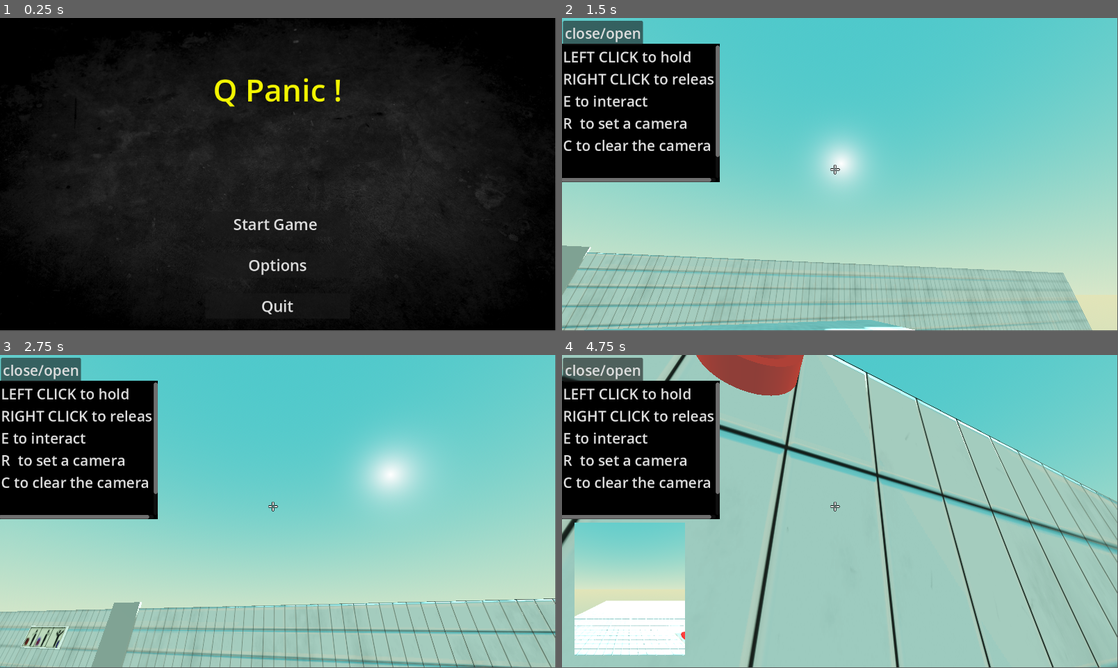
Above: before the commit, frames 1-4 (two rows, left to right).
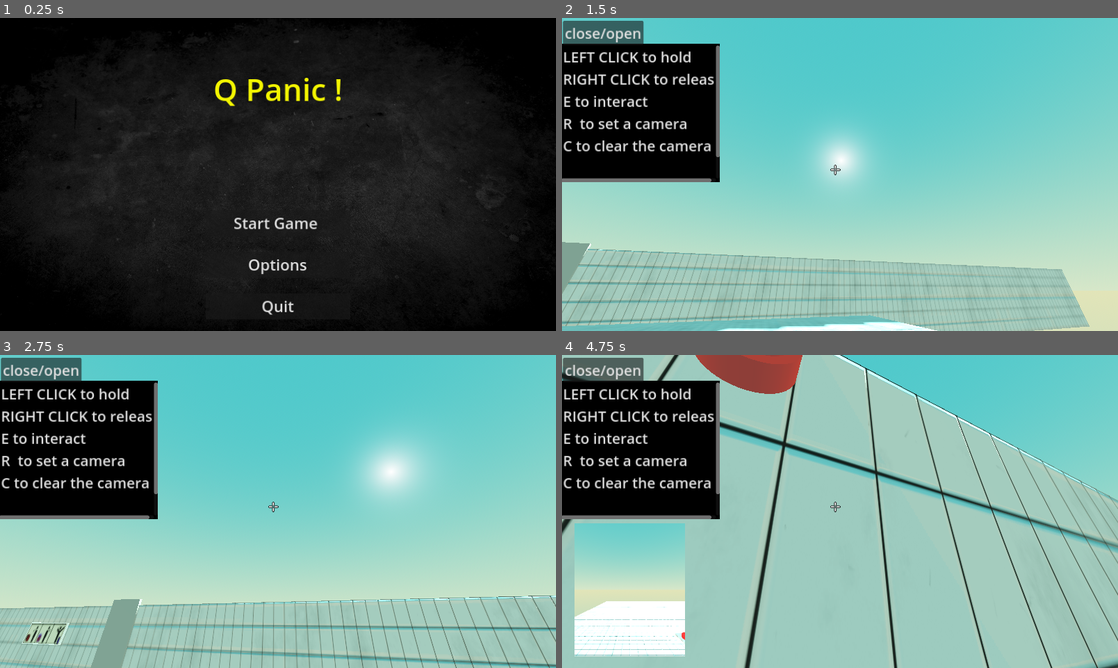
Above: after the commit, the same moments.

Repository: AntoninHUDRY/Q_panic
Game: Godot game, scene res://Menu/main_menu.tscn
The game is run twice, just before and just after one commit, with the same random seed, the same clock (stepped at 60 frames per second) and the same inputs. This scene is started directly instead of the project's main scene.
Inputs (mouse positions are in pixels of both pictures, inside the frame that each line leads up to):
- Up to frame 1 (0.25 s): no input
- Up to frame 2 (1.5 s): click "Start Game" at 0.5 s; tap Enter at 1.25 s; move the mouse to (867, 171) at 1.27 s; hold W (up) from 1.28 s (still down); hold Ctrl (crouch) from 1.28 s (still down); tap C (clear_minicam) at 1.35 s; click (867, 171) at 1.42 s
- Up to frame 3 (2.75 s): keep holding W (up); tap Space (jump) at 1.52, 1.82, 2.27, 2.57 s; move the mouse to (250, 511) at 2.02 s; release Ctrl (crouch) at 2.03 s; tap Ctrl (crouch) at 2.1 s; click (250, 511) at 2.3 s
- Up to frame 4 (4.75 s): keep holding W (up); move the mouse to (851, 505) at 2.77 s; press the mouse at (851, 505) at 2.78 s; tap E (interact) at 3.05, 3.6 s; move the mouse to (834, 514) at 3.52 s; release the mouse at (834, 514) at 3.53 s; click (834, 514) at 3.67 s; tap Space (jump) at 3.77, 4.07, 4.52 s; right-click (834, 514) at 3.8 s; move the mouse to (878, 514) at 4.27 s; hold Right mouse button (release) from 4.28 s (still down); tap R (shoot_minicam) at 4.55 s
In our replay, the window is 799x449 before the commit and 800x450 after it. These sizes can differ from the game's own. Grey fills any space a smaller window leaves; there, only what the larger window draws over its background counts as a difference.

The runs differ from the first frame. In frame 1, 0.9% of the frame differs, in the area x 19-100%, y 19-95%; in frame 2, 8.1%; in frame 3, 8.7%; in frame 4, 9.4%, in the area x 0-100%, y 0-100%.

Commit message:
Added Window mode and Resolution in option menu
working

Diff:
--- /dev/null
+++ b/OptionsMenu/options_display_button.tscn
@@ -0,0 +1,29 @@
+[gd_scene format=3 uid="uid://dkvx6ofpl3r4q"]
+
+[node name="Options_Display_Button" type="Control"]
+layout_mode = 3
+anchors_preset = 15
+anchor_right = 1.0
+anchor_bottom = 1.0
+grow_horizontal = 2
+grow_vertical = 2
+
+[node name="HBoxContainer" type="HBoxContainer" parent="."]
+layout_mode = 0
+offset_right = 40.0
+offset_bottom = 40.0
+theme_override_constants/separation = 160
+
+[node name="Label" type="Label" parent="HBoxContainer"]
+custom_minimum_size = Vector2(264, 0)
+layout_mode = 2
+theme_override_font_sizes/font_size = 32
+text = "BASE_LABEL"
+vertical_alignment = 1
+
+[node name="VSeparator" type="VSeparator" parent="HBoxContainer"]
+layout_mode = 2
+
+[node name="OptionButton" type="OptionButton" parent="HBoxContainer"]
+custom_minimum_size = Vector2(256, 64)
+layout_mode = 2
--- /dev/null
+++ b/OptionsMenu/resolution_mode_button.gd
@@ -0,0 +1,24 @@
+extends Control
+
+
+
+@onready var option_button = $HBoxContainer/OptionButton as OptionButton
+
+const RESOLUTION_DICTIONARY: Dictionary = {
+	"1152 x 648" : Vector2i(1152, 648),
+	"1280 x 720" : Vector2i(1280, 720),
+	"1920 x 1080" : Vector2i(1920, 1080)
+}
+
+func _ready():
+	option_button.item_selected.connect(on_resolution_selected)
+	add_resolution_items()
+
+
+func add_resolution_items() -> void:
+	for resolution_size_text in RESOLUTION_DICTIONARY:
+		option_button.add_item(resolution_size_text)
+
+
+func on_resolution_selected(index : int) -> void:
+	DisplayServer.window_set_size(RESOLUTION_DICTIONARY.values()[index])
--- /dev/null
+++ b/OptionsMenu/resolution_mode_button.tscn
@@ -0,0 +1,10 @@
+[gd_scene load_steps=3 format=3 uid="uid://ik3vhgpl18kk"]
+
+[ext_resource type="PackedScene" uid="uid://dkvx6ofpl3r4q" path="res://OptionsMenu/options_display_button.tscn" id="1_bqssc"]
+[ext_resource type="Script" path="res://OptionsMenu/resolution_mode_button.gd" id="2_8oma6"]
+
+[node name="Resolution_Mode_Button" instance=ExtResource("1_bqssc")]
+script = ExtResource("2_8oma6")
+
+[node name="Label" parent="HBoxContainer" index="0"]
+text = "Resolution"
--- a/OptionsMenu/settings_tab_container.tscn
+++ b/OptionsMenu/settings_tab_container.tscn
@@ -1,6 +1,8 @@
-[gd_scene load_steps=3 format=3 uid="uid://be843fttakfge"]
-
+[gd_scene load_steps=5 format=3 uid="uid://be843fttakfge"]
+
+[ext_resource type="PackedScene" uid="uid://boveohxx4nnah" path="res://OptionsMenu/windows_mode_button.tscn" id="1_4kl3n"]
 [ext_resource type="PackedScene" uid="uid://b4xu12dj3y7t4" path="res://OptionsMenu/hotkey_rebind_button.tscn" id="1_ewj5b"]
+[ext_resource type="PackedScene" uid="uid://ik3vhgpl18kk" path="res://OptionsMenu/resolution_mode_button.tscn" id="2_3fiek"]
 
 [sub_resource type="StyleBoxEmpty" id="StyleBoxEmpty_2ufc8"]
 
@@ -24,7 +26,7 @@
 grow_horizontal = 2
 grow_vertical = 2
 tab_alignment = 1
-current_tab = 2
+current_tab = 1
 
 [node name="Sound" type="TabBar" parent="TabContainer"]
 visible = false
@@ -68,146 +70,134 @@
 text = "Sound 5"
 
 [node name="Graphics" type="TabBar" parent="TabContainer"]
+layout_mode = 2
+
+[node name="MarginContainer" type="MarginContainer" parent="TabContainer/Graphics"]
+layout_mode = 1
+anchors_preset = 15
+anchor_right = 1.0
+anchor_bottom = 1.0
+grow_horizontal = 2
+grow_vertical = 2
+theme_override_constants/margin_left = 24
+theme_override_constants/margin_top = 24
+theme_override_constants/margin_right = 24
+theme_override_constants/margin_bottom = 24
+
+[node name="ScrollContainer" type="ScrollContainer" parent="TabContainer/Graphics/MarginContainer"]
+layout_mode = 2
+
+[node name="VBoxContainer" type="VBoxContainer" parent="TabContainer/Graphics/MarginContainer/ScrollContainer"]
+layout_mode = 2
+theme_override_constants/separation = 128
+
+[node name="Windows_Mode_Button" parent="TabContainer/Graphics/MarginContainer/ScrollContainer/VBoxContainer" instance=ExtResource("1_4kl3n")]
+layout_mode = 2
+
+[node name="Resolution_Mode_Button" parent="TabContainer/Graphics/MarginContainer/ScrollContainer/VBoxContainer" instance=ExtResource("2_3fiek")]
+layout_mode = 2
+
+[node name="Controls" type="TabBar" parent="TabContainer"]
 visible = false
 layout_mode = 2
 
-[node name="MarginContainer" type="MarginContainer" parent="TabContainer/Graphics"]
-layout_mode = 1
-anchors_preset = 15
-anchor_right = 1.0
-anchor_bottom = 1.0
-grow_horizontal = 2
-grow_vertical = 2
-theme_override_constants/margin_left = 24
-theme_override_constants/margin_top = 24
-theme_override_constants/margin_right = 24
-theme_override_constants/margin_bottom = 24
-
-[node name="VBoxContainer" type="VBoxContainer" parent="TabContainer/Graphics/MarginContainer"]
+[node name="MarginContainer" type="MarginContainer" parent="TabContainer/Controls"]
+layout_mode = 1
+anchors_preset = 15
+anchor_right = 1.0
+anchor_bottom = 1.0
+grow_horizontal = 2
+grow_vertical = 2
+theme_override_constants/margin_left = 24
+theme_override_constants/margin_top = 24
+theme_override_constants/margin_right = 24
+theme_override_constants/margin_bottom = 24
+
+[node name="ScrollContainer" type="ScrollContainer" parent="TabContainer/Controls/MarginContainer"]
+layout_mode = 2
+
+[node name="VBoxContainer" type="VBoxContainer" parent="TabContainer/Controls/MarginContainer/ScrollContainer"]
+layout_mode = 2
+theme_override_constants/separation = 64
+
+[node name="HSeparator" type="HSeparator" parent="TabContainer/Controls/MarginContainer/ScrollContainer/VBoxContainer"]
+layout_mode = 2
+theme_override_constants/separation = 12
+theme_override_styles/separator = SubResource("StyleBoxEmpty_2ufc8")
+
+[node name="Hotkey_Rebind_Button" parent="TabContainer/Controls/MarginContainer/ScrollContainer/VBoxContainer" instance=ExtResource("1_ewj5b")]
+layout_mode = 2
+action_name = "up"
+
+[node name="Hotkey_Rebind_Button2" parent="TabContainer/Controls/MarginContainer/ScrollContainer/VBoxContainer" instance=ExtResource("1_ewj5b")]
+layout_mode = 2
+action_name = "down"
+
+[node name="Hotkey_Rebind_Button3" parent="TabContainer/Controls/MarginContainer/ScrollContainer/VBoxContainer" instance=ExtResource("1_ewj5b")]
+layout_mode = 2
+
+[node name="Hotkey_Rebind_Button4" parent="TabContainer/Controls/MarginContainer/ScrollContainer/VBoxContainer" instance=ExtResource("1_ewj5b")]
+layout_mode = 2
+action_name = "right"
+
+[node name="Hotkey_Rebind_Button5" parent="TabContainer/Controls/MarginContainer/ScrollContainer/VBoxContainer" instance=ExtResource("1_ewj5b")]
+layout_mode = 2
+action_name = "jump"
+
+[node name="Hotkey_Rebind_Button6" parent="TabContainer/Controls/MarginContainer/ScrollContainer/VBoxContainer" instance=ExtResource("1_ewj5b")]
+layout_mode = 2
+action_name = "crouch"
+
+[node name="Hotkey_Rebind_Button7" parent="TabContainer/Controls/MarginContainer/ScrollContainer/VBoxContainer" instance=ExtResource("1_ewj5b")]
+layout_mode = 2
+action_name = "sprint"
+
+[node name="Hotkey_Rebind_Button8" parent="TabContainer/Controls/MarginContainer/ScrollContainer/VBoxContainer" instance=ExtResource("1_ewj5b")]
+layout_mode = 2
+action_name = "shoot_minicam"
+
+[node name="Hotkey_Rebind_Button9" parent="TabContainer/Controls/MarginContainer/ScrollContainer/VBoxContainer" instance=ExtResource("1_ewj5b")]
+layout_mode = 2
+action_name = "clear_minicam"
+
+[node name="Hotkey_Rebind_Button10" parent="TabContainer/Controls/MarginContainer/ScrollContainer/VBoxContainer" instance=ExtResource("1_ewj5b")]
+layout_mode = 2
+action_name = "interact"
+
+[node name="Hotkey_Rebind_Button11" parent="TabContainer/Controls/MarginContainer/ScrollContainer/VBoxContainer" instance=ExtResource("1_ewj5b")]
+layout_mode = 2
+action_name = "hold"
+
+[node name="Hotkey_Rebind_Button12" parent="TabContainer/Controls/MarginContainer/ScrollContainer/VBoxContainer" instance=ExtResource("1_ewj5b")]
+layout_mode = 2
+action_name = "release"
+
+[node name="HSeparator2" type="HSeparator" parent="TabContainer/Controls/MarginContainer/ScrollContainer/VBoxContainer"]
+layout_mode = 2
+theme_override_constants/separation = 12
+theme_override_styles/separator = SubResource("StyleBoxEmpty_2ufc8")
+
+[node name="Accessibility" type="TabBar" parent="TabContainer"]
+visible = false
+layout_mode = 2
+
+[node name="MarginContainer" type="MarginContainer" parent="TabContainer/Accessibility"]
+layout_mode = 1
+anchors_preset = 15
+anchor_right = 1.0
+anchor_bottom = 1.0
+grow_horizontal = 2
+grow_vertical = 2
+theme_override_constants/margin_left = 24
+theme_override_constants/margin_top = 24
+theme_override_constants/margin_right = 24
+theme_override_constants/margin_bottom = 24
+
+[node name="VBoxContainer" type="VBoxContainer" parent="TabContainer/Accessibility/MarginContainer"]
 layout_mode = 2
 theme_override_constants/separation = 64
 alignment = 1
 
-[node name="Label" type="Label" parent="TabContainer/Graphics/MarginContainer/VBoxContainer"]
-layout_mode = 2
-text = "Graphics 1"
-
-[node name="Label2" type="Label" parent="TabContainer/Graphics/MarginContainer/VBoxContainer"]
-layout_mode = 2
-text = "Graphics 2"
-
-[node name="Label3" type="Label" parent="TabContainer/Graphics/MarginContainer/VBoxContainer"]
-layout_mode = 2
-text = "Graphics 3"
-
-[node name="Label4" type="Label" parent="TabContainer/Graphics/MarginContainer/VBoxContainer"]
-layout_mode = 2
-text = "Graphics 4"
-
-[node name="Label5" type="Label" parent="TabContainer/Graphics/MarginContainer/VBoxContainer"]
-layout_mode = 2
-text = "Graphics 5"
-
-[node name="Controls" type="TabBar" parent="TabContainer"]
-layout_mode = 2
-
-[node name="MarginContainer" type="MarginContainer" parent="TabContainer/Controls"]
-layout_mode = 1
-anchors_preset = 15
-anchor_right = 1.0
-anchor_bottom = 1.0
-grow_horizontal = 2
-grow_vertical = 2
-theme_override_constants/margin_left = 24
-theme_override_constants/margin_top = 24
-theme_override_constants/margin_right = 24
-theme_override_constants/margin_bottom = 24
-
-[node name="ScrollContainer" type="ScrollContainer" parent="TabContainer/Controls/MarginContainer"]
-layout_mode = 2
-
-[node name="VBoxContainer" type="VBoxContainer" parent="TabContainer/Controls/MarginContainer/ScrollContainer"]
-layout_mode = 2
-theme_override_constants/separation = 64
-
-[node name="HSeparator" type="HSeparator" parent="TabContainer/Controls/MarginContainer/ScrollContainer/VBoxContainer"]
-layout_mode = 2
-theme_override_constants/separation = 12
-theme_override_styles/separator = SubResource("StyleBoxEmpty_2ufc8")
-
-[node name="Hotkey_Rebind_Button" parent="TabContainer/Controls/MarginContainer/ScrollContainer/VBoxContainer" instance=ExtResource("1_ewj5b")]
-layout_mode = 2
-action_name = "up"
-
-[node name="Hotkey_Rebind_Button2" parent="TabContainer/Controls/MarginContainer/ScrollContainer/VBoxContainer" instance=ExtResource("1_ewj5b")]
-layout_mode = 2
-action_name = "down"
-
-[node name="Hotkey_Rebind_Button3" parent="TabContainer/Controls/MarginContainer/ScrollContainer/VBoxContainer" instance=ExtResource("1_ewj5b")]
-layout_mode = 2
-
-[node name="Hotkey_Rebind_Button4" parent="TabContainer/Controls/MarginContainer/ScrollContainer/VBoxContainer" instance=ExtResource("1_ewj5b")]
-layout_mode = 2
-action_name = "right"
-
-[node name="Hotkey_Rebind_Button5" parent="TabContainer/Controls/MarginContainer/ScrollContainer/VBoxContainer" instance=ExtResource("1_ewj5b")]
-layout_mode = 2
-action_name = "jump"
-
-[node name="Hotkey_Rebind_Button6" parent="TabContainer/Controls/MarginContainer/ScrollContainer/VBoxContainer" instance=ExtResource("1_ewj5b")]
-layout_mode = 2
-action_name = "crouch"
-
-[node name="Hotkey_Rebind_Button7" parent="TabContainer/Controls/MarginContainer/ScrollContainer/VBoxContainer" instance=ExtResource("1_ewj5b")]
-layout_mode = 2
-action_name = "sprint"
-
-[node name="Hotkey_Rebind_Button8" parent="TabContainer/Controls/MarginContainer/ScrollContainer/VBoxContainer" instance=ExtResource("1_ewj5b")]
-layout_mode = 2
-action_name = "shoot_minicam"
-
-[node name="Hotkey_Rebind_Button9" parent="TabContainer/Controls/MarginContainer/ScrollContainer/VBoxContainer" instance=ExtResource("1_ewj5b")]
-layout_mode = 2
-action_name = "clear_minicam"
-
-[node name="Hotkey_Rebind_Button10" parent="TabContainer/Controls/MarginContainer/ScrollContainer/VBoxContainer" instance=ExtResource("1_ewj5b")]
-layout_mode = 2
-action_name = "interact"
-
-[node name="Hotkey_Rebind_Button11" parent="TabContainer/Controls/MarginContainer/ScrollContainer/VBoxContainer" instance=ExtResource("1_ewj5b")]
-layout_mode = 2
-action_name = "hold"
-
-[node name="Hotkey_Rebind_Button12" parent="TabContainer/Controls/MarginContainer/ScrollContainer/VBoxContainer" instance=ExtResource("1_ewj5b")]
-layout_mode = 2
-action_name = "release"
-
-[node name="HSeparator2" type="HSeparator" parent="TabContainer/Controls/MarginContainer/ScrollContainer/VBoxContainer"]
-layout_mode = 2
-theme_override_constants/separation = 12
-theme_override_styles/separator = SubResource("StyleBoxEmpty_2ufc8")
-
-[node name="Accessibility" type="TabBar" parent="TabContainer"]
-visible = false
-layout_mode = 2
-
-[node name="MarginContainer" type="MarginContainer" parent="TabContainer/Accessibility"]
-layout_mode = 1
-anchors_preset = 15
-anchor_right = 1.0
-anchor_bottom = 1.0
-grow_horizontal = 2
-grow_vertical = 2
-theme_override_constants/margin_left = 24
-theme_override_constants/margin_top = 24
-theme_override_constants/margin_right = 24
-theme_override_constants/margin_bottom = 24
-
-[node name="VBoxContainer" type="VBoxContainer" parent="TabContainer/Accessibility/MarginContainer"]
-layout_mode = 2
-theme_override_constants/separation = 64
-alignment = 1
-
 [node name="Label" type="Label" parent="TabContainer/Accessibility/MarginContainer/VBoxContainer"]
 layout_mode = 2
 text = "Accessibility 1"
--- /dev/null
+++ b/OptionsMenu/windows_mode_button.gd
@@ -0,0 +1,37 @@
+extends Control
+
+
+@onready var option_button = $HBoxContainer/OptionButton as OptionButton
+
+
+const WINDOW_MODE_ARRAY : Array[String] = [
+	"Full-Screen",
+	"Window Mode",
+	"Borderless Window",
+	"Borderless Full-Screen"
+]
+
+
+func _ready():
+	add_window_mode_items()
+	option_button.item_selected.connect(on_window_mode_selected)
+
+func add_window_mode_items() -> void:
+	for window_mode in WINDOW_MODE_ARRAY:
+		option_button.add_item(window_mode)
+
+
+func on_window_mode_selected(index : int) -> void:
+	match index:
+		0: #FullScreen
+			DisplayServer.window_set_mode(DisplayServer.WINDOW_MODE_FULLSCREEN)
+			DisplayServer.window_set_flag(DisplayServer.WINDOW_FLAG_BORDERLESS, false)
+		1: #Windowmode
+			DisplayServer.window_set_mode(DisplayServer.WINDOW_MODE_WINDOWED)
+			DisplayServer.window_set_flag(DisplayServer.WINDOW_FLAG_BORDERLESS, false)
+		2: #BorderlessWindow
+			DisplayServer.window_set_mode(DisplayServer.WINDOW_MODE_WINDOWED)
+			DisplayServer.window_set_flag(DisplayServer.WINDOW_FLAG_BORDERLESS, true)
+		3: #BorderlessFUllscreen
+			DisplayServer.window_set_mode(DisplayServer.WINDOW_MODE_FULLSCREEN)
+			DisplayServer.window_set_flag(DisplayServer.WINDOW_FLAG_BORDERLESS, true)
--- /dev/null
+++ b/OptionsMenu/windows_mode_button.tscn
@@ -0,0 +1,10 @@
+[gd_scene load_steps=3 format=3 uid="uid://boveohxx4nnah"]
+
+[ext_resource type="PackedScene" uid="uid://dkvx6ofpl3r4q" path="res://OptionsMenu/options_display_button.tscn" id="1_0ec7x"]
+[ext_resource type="Script" path="res://OptionsMenu/windows_mode_button.gd" id="2_s44js"]
+
+[node name="Windows_Mode_Button" instance=ExtResource("1_0ec7x")]
+script = ExtResource("2_s44js")
+
+[node name="Label" parent="HBoxContainer" index="0"]
+text = "Window Mode"
--- a/project.godot
+++ b/project.godot
@@ -18,6 +18,11 @@
 [autoload]
 
 Singleton="*res://singleton.gd"
+
+[display]
+
+window/size/mode=3
+window/stretch/mode="canvas_items"
 
 [input]
 
